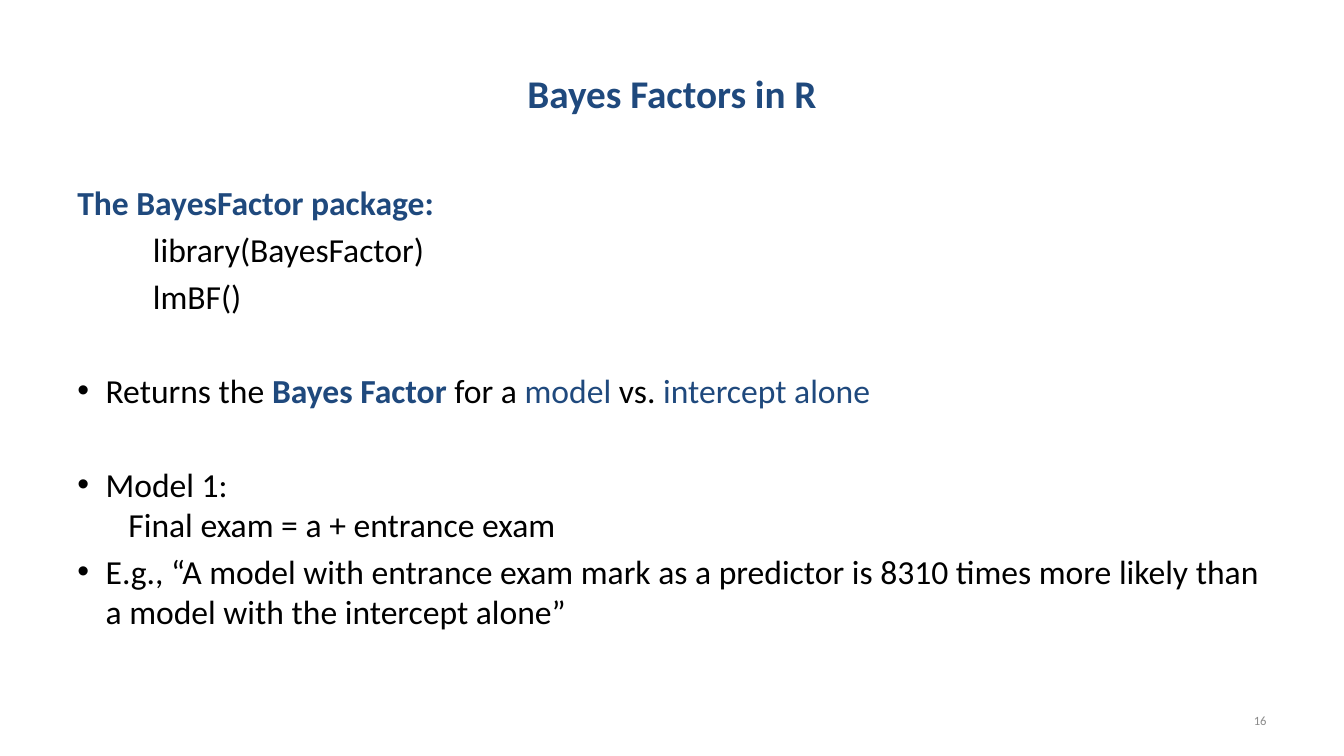
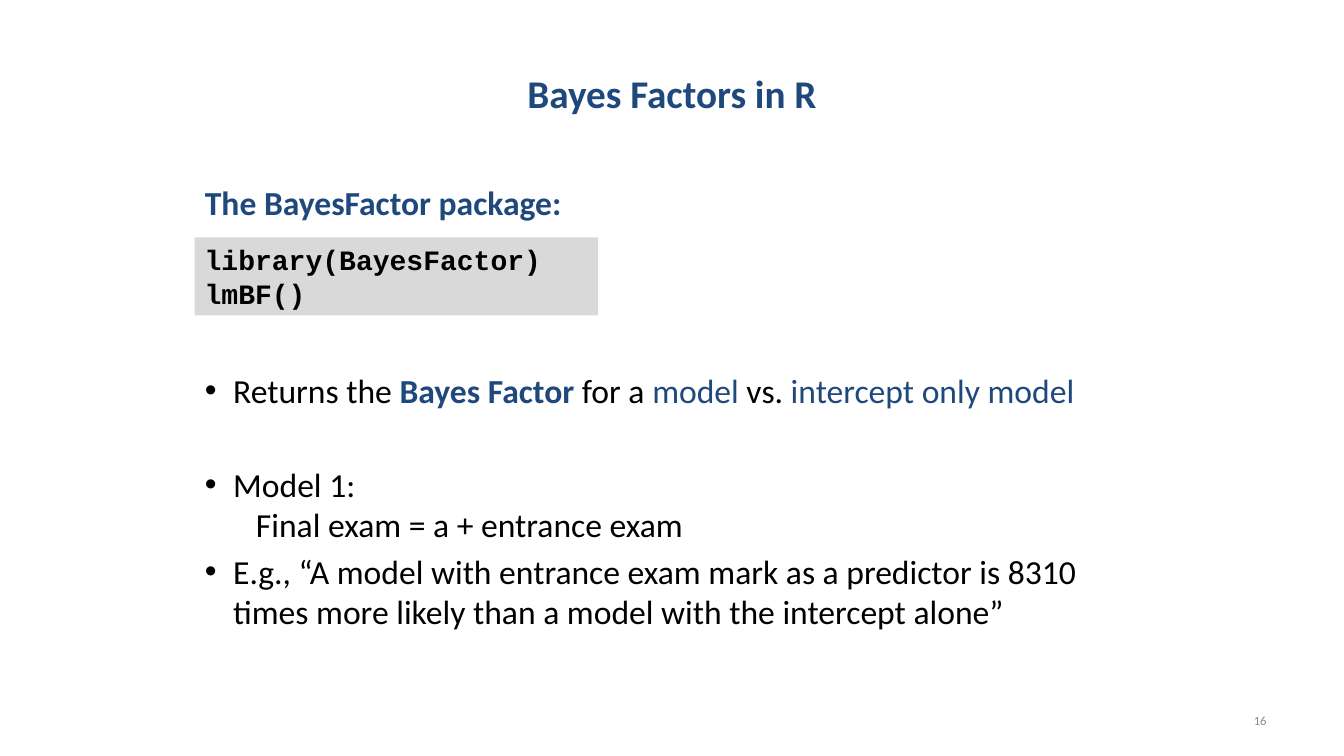
Before and after one commit to chrisjberry/datafluencyCB, a slide deck: slide 16 of docs/slides/PSYC753_Chris2.pptx. Drawn at 1344x756 pixels with LibreOffice and Linux fonts; fonts in the diff are those of the drawing. Boxes give left, top, right and bottom in pixels: in the first picture for what was removed or moved away, otherwise in the second. Text is boxed around its words. In the diff, an @@ line names an element or a change of style, - is before the commit and + after.

```diff
--- a/docs/slides/PSYC753_Chris2.pptx
+++ b/docs/slides/PSYC753_Chris2.pptx
@@ text "The BayesFactor package:": place and size @@
-text "The BayesFactor package:" at (77, 191, 1259, 630)
+text "The BayesFactor package:" at (205, 191, 1076, 630)
@@ rectangle added at (195, 238, 598, 316), fill #D9D9D9, 20 pt, text #000000, bold @@
+library(BayesFactor)
+lmBF()
@@ text at (233, 379, 1075, 409): text changed; text colour #000000 to #1F497D @@
-library(BayesFactor)
-lmBF()
-• Returns the Bayes Factor for a model vs. intercept alone
+• Returns the Bayes Factor for a model vs. intercept only model
```
Also in this commit, not shown: 10 other slides changed, 1 other file.
